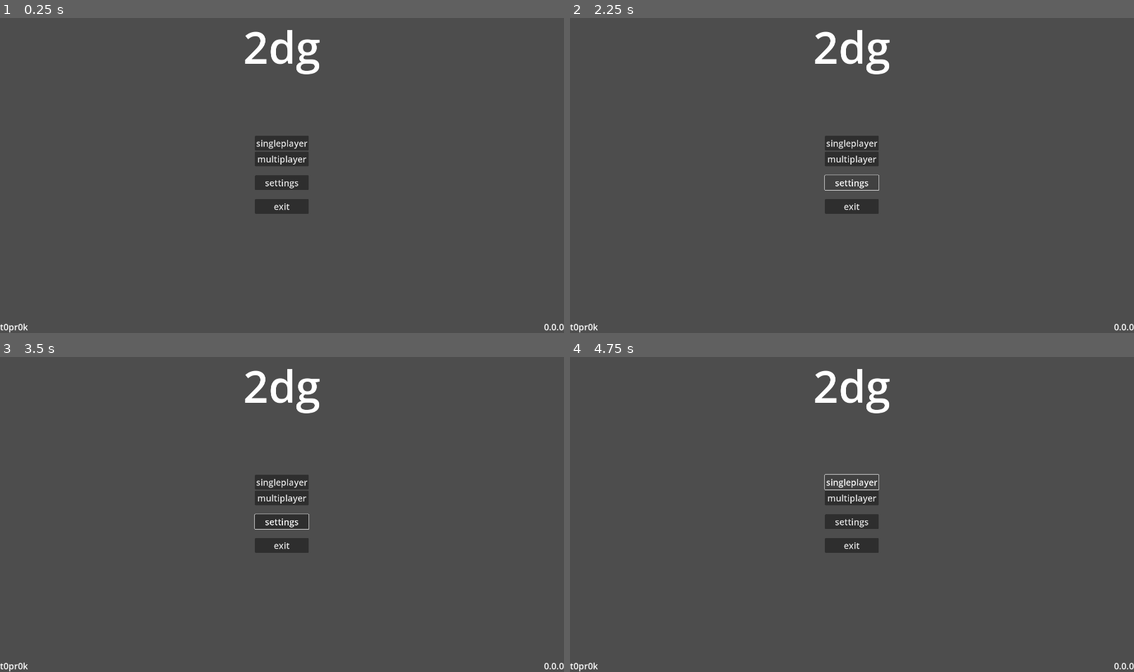
Above: before the commit, frames 1-4 (two rows, left to right).
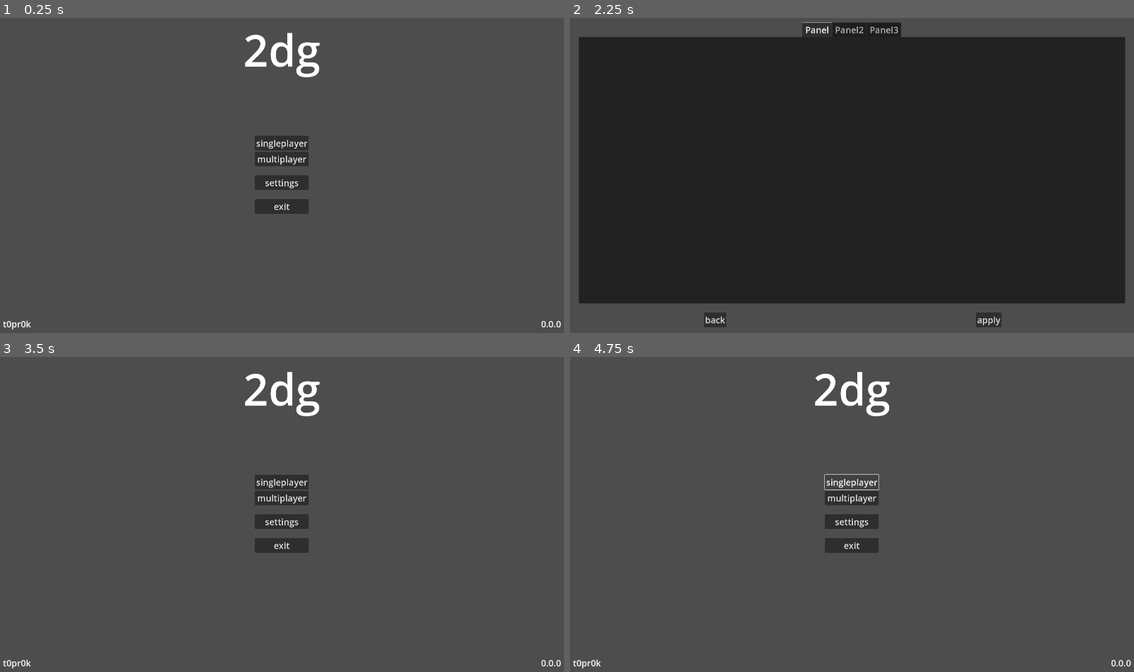
Above: after the commit, the same moments.

Repository: t0pr0k/game-template
Game: Godot game, scene res://scene/menu.tscn
The game is run twice, just before and just after one commit, with the same random seed, the same clock (stepped at 60 frames per second) and the same inputs.
Inputs (mouse positions are in pixels of both pictures, inside the frame that each line leads up to):
- Up to frame 1 (0.25 s): no input
- Up to frame 2 (2.25 s): click "singleplayer" at 0.5 s; click "multiplayer" at 1.25 s; click "settings" at 2 s
- Up to frame 3 (3.5 s): click (146, 659) at 2.75 s, where only the run after the commit has a clickable "back"
- Up to frame 4 (4.75 s): click "singleplayer" at 3.5 s; click "singleplayer" at 4.25 s

The runs differ from the first frame. In frame 1, 0.7% of the frame differs, in the area x 0-100%, y 3-100%; in frame 2, 82%, in the area x 0-100%, y 1-100%; in frame 3, 0.8%; in frame 4, 0.7%.

Commit message:
подготовил для создание настроек
подготовил сцену для настроек
добавил функционал некоторых кнопок

Diff:
--- a/scene/menu.tscn
+++ b/scene/menu.tscn
@@ -1,4 +1,6 @@
-[gd_scene format=3 uid="uid://5qoknremukgd"]
+[gd_scene load_steps=2 format=3 uid="uid://5qoknremukgd"]
+
+[ext_resource type="Script" path="res://script/menu.gd" id="1_es0q1"]
 
 [node name="menu" type="Control"]
 layout_mode = 3
@@ -7,17 +9,25 @@
 anchor_bottom = 1.0
 grow_horizontal = 2
 grow_vertical = 2
+script = ExtResource("1_es0q1")
 
-[node name="VBoxContainer" type="VBoxContainer" parent="."]
+[node name="MarginContainer" type="MarginContainer" parent="."]
 layout_mode = 1
 anchors_preset = 15
 anchor_right = 1.0
 anchor_bottom = 1.0
 grow_horizontal = 2
 grow_vertical = 2
+theme_override_constants/margin_left = 10
+theme_override_constants/margin_top = 10
+theme_override_constants/margin_right = 10
+theme_override_constants/margin_bottom = 10
+
+[node name="VBoxContainer" type="VBoxContainer" parent="MarginContainer"]
+layout_mode = 2
 alignment = 1
 
-[node name="Label" type="Label" parent="VBoxContainer"]
+[node name="Label" type="Label" parent="MarginContainer/VBoxContainer"]
 layout_mode = 2
 size_flags_horizontal = 4
 size_flags_vertical = 2
@@ -26,44 +36,44 @@
 horizontal_alignment = 1
 vertical_alignment = 1
 
-[node name="VBoxContainer" type="VBoxContainer" parent="VBoxContainer"]
+[node name="VBoxContainer" type="VBoxContainer" parent="MarginContainer/VBoxContainer"]
 layout_mode = 2
 size_flags_horizontal = 4
 size_flags_vertical = 4
 alignment = 1
 
-[node name="singleplayer" type="Button" parent="VBoxContainer/VBoxContainer"]
+[node name="singleplayer" type="Button" parent="MarginContainer/VBoxContainer/VBoxContainer"]
 layout_mode = 2
 theme_override_font_sizes/font_size = 30
 text = "singleplayer"
 
-[node name="multiplayer" type="Button" parent="VBoxContainer/VBoxContainer"]
+[node name="multiplayer" type="Button" parent="MarginContainer/VBoxContainer/VBoxContainer"]
 layout_mode = 2
 theme_override_font_sizes/font_size = 30
 text = "multiplayer"
 
-[node name="Label" type="Label" parent="VBoxContainer/VBoxContainer"]
+[node name="Label" type="Label" parent="MarginContainer/VBoxContainer/VBoxContainer"]
 layout_mode = 2
 
-[node name="settings" type="Button" parent="VBoxContainer/VBoxContainer"]
+[node name="settings" type="Button" parent="MarginContainer/VBoxContainer/VBoxContainer"]
 layout_mode = 2
 theme_override_font_sizes/font_size = 30
 text = "settings"
 
-[node name="Label2" type="Label" parent="VBoxContainer/VBoxContainer"]
+[node name="Label2" type="Label" parent="MarginContainer/VBoxContainer/VBoxContainer"]
 layout_mode = 2
 
-[node name="exit" type="Button" parent="VBoxContainer/VBoxContainer"]
+[node name="exit" type="Button" parent="MarginContainer/VBoxContainer/VBoxContainer"]
 layout_mode = 2
 theme_override_font_sizes/font_size = 30
 text = "exit"
 
-[node name="HBoxContainer" type="HBoxContainer" parent="VBoxContainer"]
+[node name="HBoxContainer" type="HBoxContainer" parent="MarginContainer/VBoxContainer"]
 layout_mode = 2
 size_flags_vertical = 10
 alignment = 1
 
-[node name="Label2" type="Label" parent="VBoxContainer/HBoxContainer"]
+[node name="developer" type="Label" parent="MarginContainer/VBoxContainer/HBoxContainer"]
 layout_mode = 2
 size_flags_horizontal = 0
 theme_override_font_sizes/font_size = 30
@@ -72,7 +82,7 @@
 horizontal_alignment = 1
 vertical_alignment = 1
 
-[node name="Label3" type="Label" parent="VBoxContainer/HBoxContainer"]
+[node name="version" type="Label" parent="MarginContainer/VBoxContainer/HBoxContainer"]
 layout_mode = 2
 size_flags_horizontal = 10
 theme_override_font_sizes/font_size = 30
@@ -80,3 +90,6 @@
 "
 horizontal_alignment = 1
 vertical_alignment = 1
+
+[connection signal="pressed" from="MarginContainer/VBoxContainer/VBoxContainer/settings" to="." method="_on_settings_pressed"]
+[connection signal="pressed" from="MarginContainer/VBoxContainer/VBoxContainer/exit" to="." method="_on_exit_pressed"]
--- /dev/null
+++ b/scene/settings.tscn
@@ -0,0 +1,66 @@
+[gd_scene load_steps=2 format=3 uid="uid://c7fsu6fja1k0x"]
+
+[ext_resource type="Script" path="res://script/settings.gd" id="1_8p07q"]
+
+[node name="settings" type="Control"]
+layout_mode = 3
+anchors_preset = 15
+anchor_right = 1.0
+anchor_bottom = 1.0
+grow_horizontal = 2
+grow_vertical = 2
+script = ExtResource("1_8p07q")
+
+[node name="MarginContainer" type="MarginContainer" parent="."]
+layout_mode = 1
+anchors_preset = 15
+anchor_right = 1.0
+anchor_bottom = 1.0
+grow_horizontal = 2
+grow_vertical = 2
+theme_override_constants/margin_left = 30
+theme_override_constants/margin_top = 20
+theme_override_constants/margin_right = 30
+theme_override_constants/margin_bottom = 20
+
+[node name="VBoxContainer" type="VBoxContainer" parent="MarginContainer"]
+layout_mode = 2
+alignment = 1
+
+[node name="TabContainer" type="TabContainer" parent="MarginContainer/VBoxContainer"]
+layout_mode = 2
+size_flags_vertical = 3
+theme_override_font_sizes/font_size = 30
+tab_alignment = 1
+
+[node name="Panel" type="Panel" parent="MarginContainer/VBoxContainer/TabContainer"]
+layout_mode = 2
+
+[node name="Panel2" type="Panel" parent="MarginContainer/VBoxContainer/TabContainer"]
+visible = false
+layout_mode = 2
+
+[node name="Panel3" type="Panel" parent="MarginContainer/VBoxContainer/TabContainer"]
+visible = false
+layout_mode = 2
+
+[node name="Label" type="Label" parent="MarginContainer/VBoxContainer"]
+layout_mode = 2
+
+[node name="HBoxContainer" type="HBoxContainer" parent="MarginContainer/VBoxContainer"]
+layout_mode = 2
+
+[node name="back" type="Button" parent="MarginContainer/VBoxContainer/HBoxContainer"]
+layout_mode = 2
+size_flags_horizontal = 6
+size_flags_vertical = 4
+theme_override_font_sizes/font_size = 30
+text = "back"
+
+[node name="apply" type="Button" parent="MarginContainer/VBoxContainer/HBoxContainer"]
+layout_mode = 2
+size_flags_horizontal = 6
+theme_override_font_sizes/font_size = 30
+text = "apply"
+
+[connection signal="pressed" from="MarginContainer/VBoxContainer/HBoxContainer/back" to="." method="_on_back_pressed"]
--- /dev/null
+++ b/script/menu.gd
@@ -0,0 +1,15 @@
+extends Control
+
+func _ready():
+	pass
+
+func _process(delta):
+	pass
+
+
+func _on_settings_pressed():
+	get_tree().change_scene_to_file("res://scene/settings.tscn")
+
+
+func _on_exit_pressed():
+	get_tree().quit()
--- /dev/null
+++ b/script/settings.gd
@@ -0,0 +1,15 @@
+extends Control
+
+
+# Called when the node enters the scene tree for the first time.
+func _ready():
+	pass # Replace with function body.
+
+
+# Called every frame. 'delta' is the elapsed time since the previous frame.
+func _process(delta):
+	pass
+
+
+func _on_back_pressed():
+	get_tree().change_scene_to_file("res://scene/menu.tscn")
Not shown, added: export_presets.cfg
